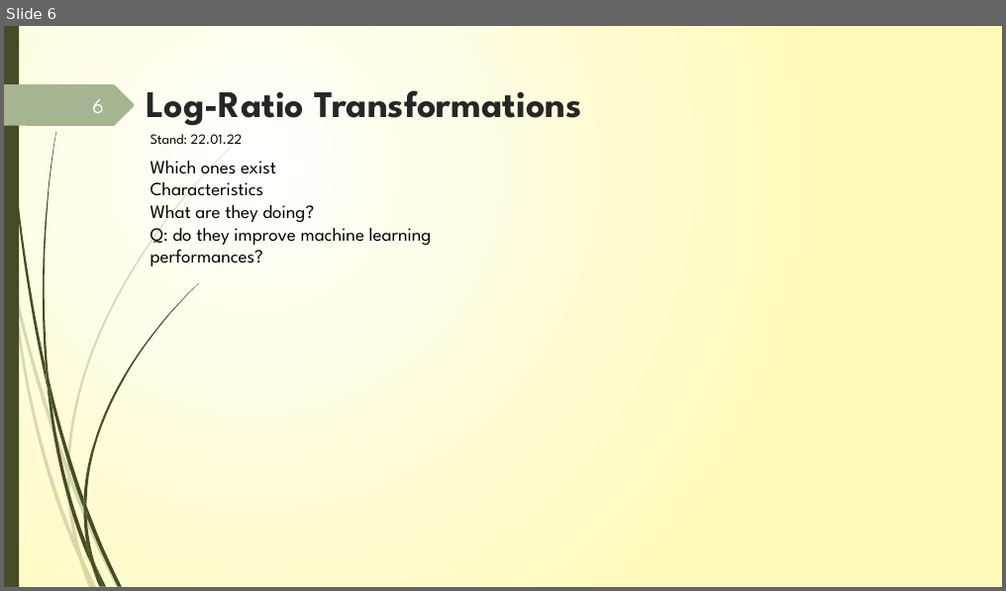
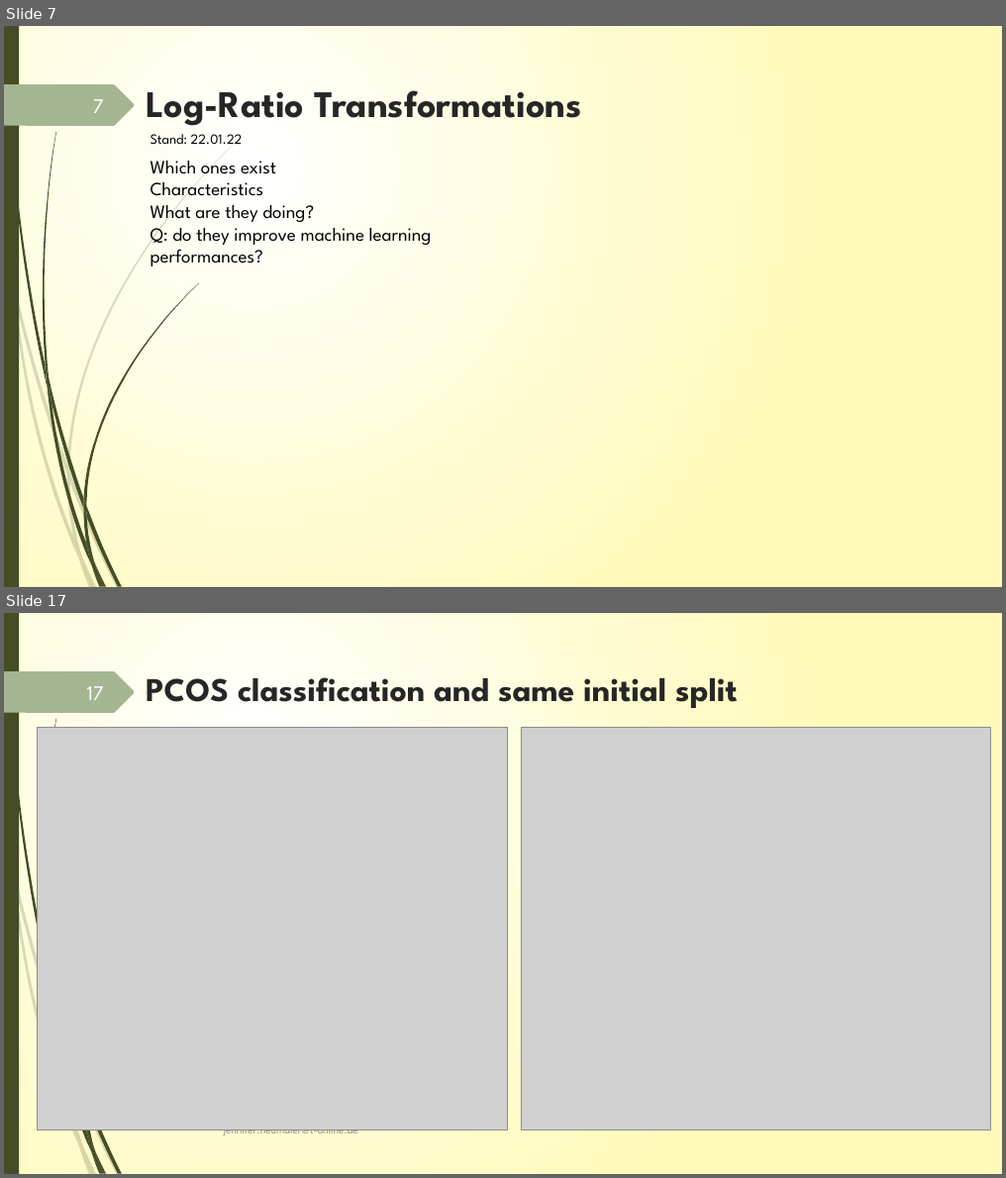
Before and after one commit to JenniferNeumaier/ml_coda, a slide deck: doc/Project_structure_notes.pptx. Shown one above the other, each under a label of ours: slide 6 before the commit, slides 7 and 17 after it; the slides between them are not shown. The pictures are 1006x591 and 1006x1178 pixels, drawn with LibreOffice and Linux fonts; fonts in the diff are those of the drawing; grey boxes stand for pictures. Boxes give left, top, right and bottom in pixels: in the first picture for what was removed or moved away, otherwise in the second. Text is boxed around its words. In the diff, an @@ line names an element or a change of style, - is before the commit and + after.

```diff
--- a/doc/Project_structure_notes.pptx
+++ b/doc/Project_structure_notes.pptx
@@ slide 17 added at (x1=4, y1=613, x2=1002, y2=1174), background gradient #FFFFFF to #FFFABB; not listed: 19 template elements that a slide beside it also shows @@
@@ page number added at (x1=87, y1=686, x2=104, y2=700), 20 pt, text #FEFFFF @@
+17
@@ title added at (x1=146, y1=677, x2=738, y2=708), 32 pt, text #262626, bold @@
+PCOS classification and same initial split
@@ picture added at (x1=38, y1=728, x2=508, y2=1131) @@
@@ picture added at (x1=522, y1=728, x2=991, y2=1131) @@
@@ text added at (x1=224, y1=1130, x2=358, y2=1138), 10.5 pt, text #8C8C8C @@
+jennifer.neumaier@t-online.de
@@ what was slide 6 is now slide 7 @@
@@ page number at (x1=93, y1=99, x2=104, y2=113): text changed @@
-6
+7
```
Also in this commit, not shown: 15 slides changed, 12 other slides added, 6 other files.
